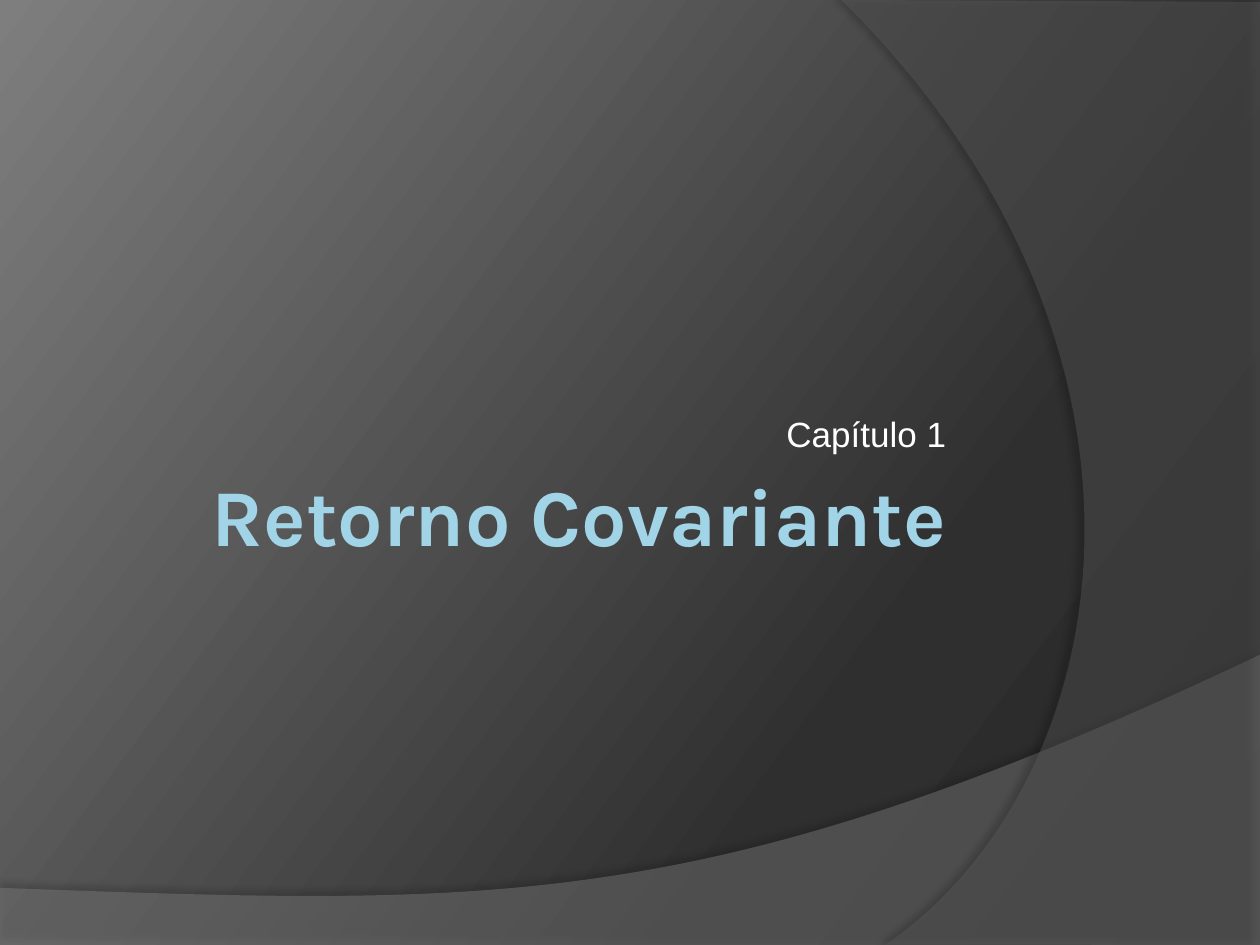
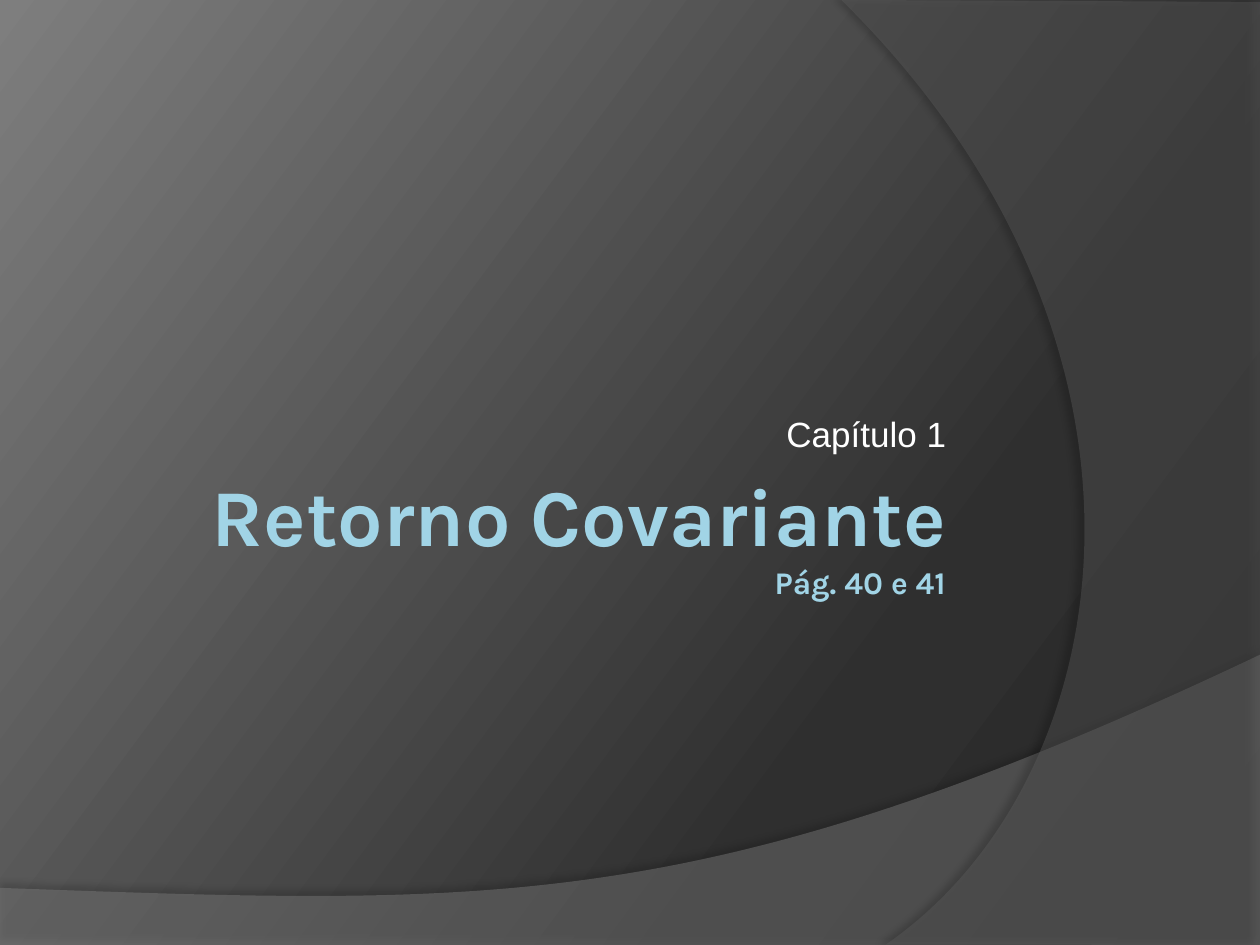
Before and after one commit to duchesqui/slzvieira-training, a slide deck: slide 1 of 2-Java-Programmer-Modulo-II/06.Capitulo01.pptx. Drawn at 1260x945 pixels with LibreOffice and Linux fonts; fonts in the diff are those of the drawing. Boxes give left, top, right and bottom in pixels: in the first picture for what was removed or moved away, otherwise in the second. Text is boxed around its words. In the diff, an @@ line names an element or a change of style, - is before the commit and + after.

```diff
--- a/2-Java-Programmer-Modulo-II/06.Capitulo01.pptx
+++ b/2-Java-Programmer-Modulo-II/06.Capitulo01.pptx
@@ title at (212,489,946,602): text changed @@
-Retorno Covariante
+Retorno Covariante
+Pág. 40 e 41
```
Also in this commit, not shown: 3 other slides changed, 7 other files.
